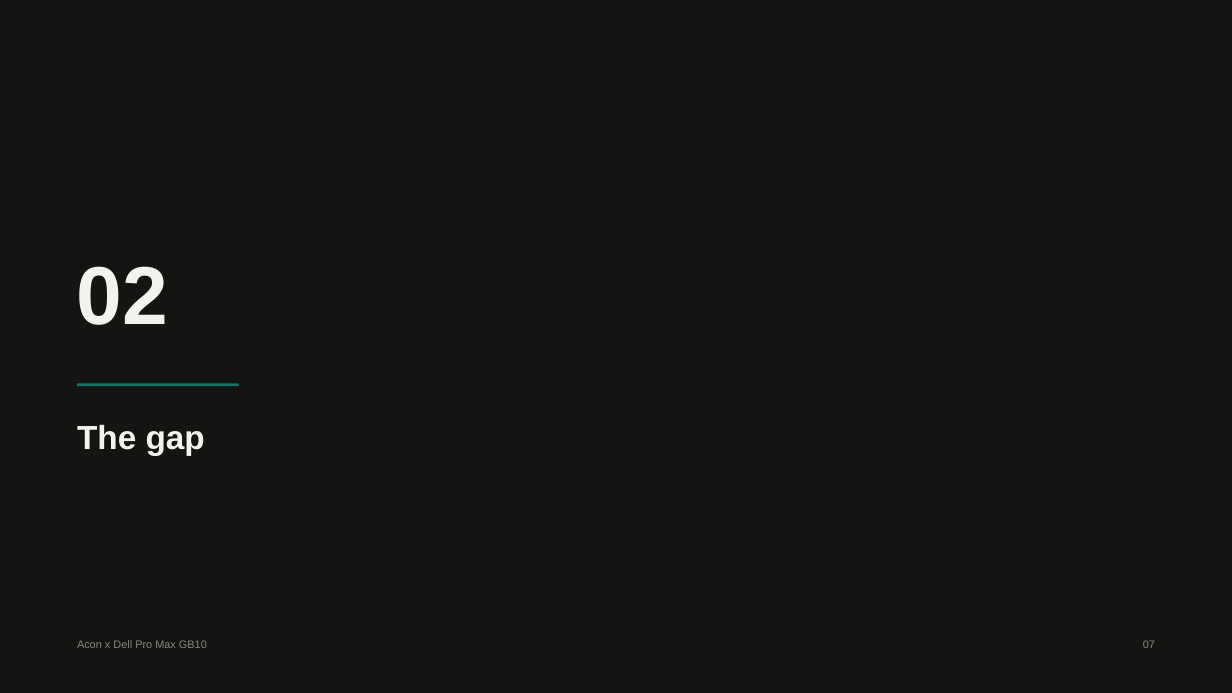
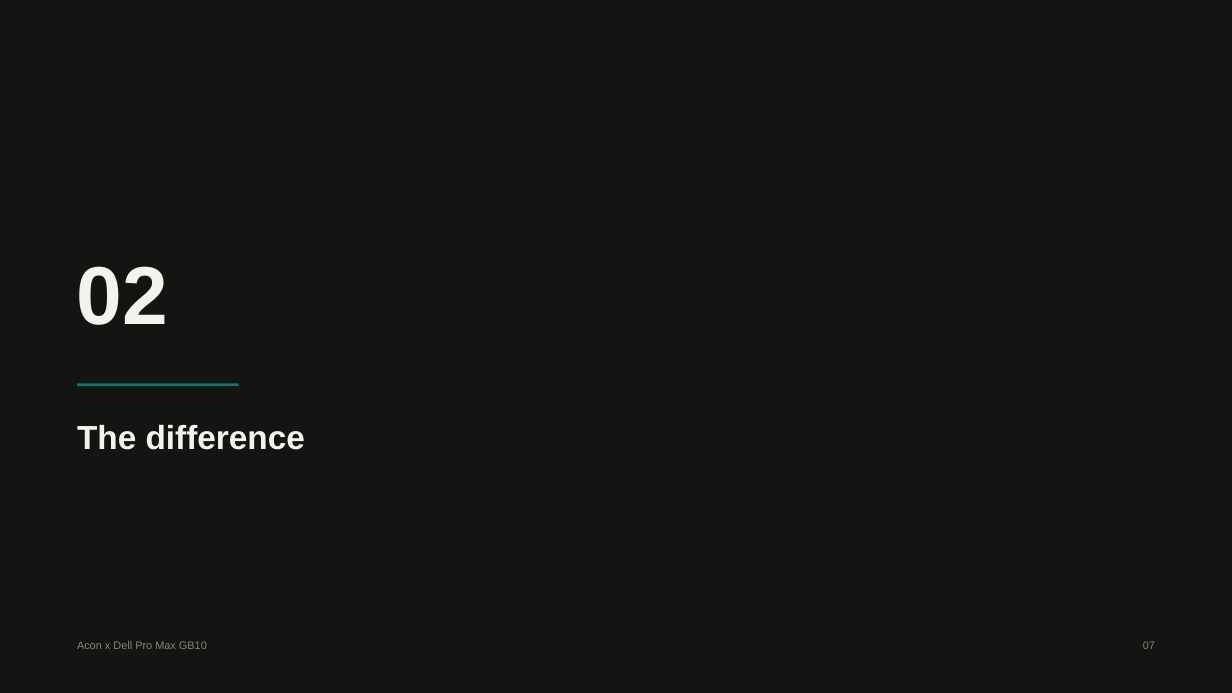
Before and after one commit to anishganapathi/A-con, a slide deck: slide 7 of docs/deck/acon-gb10-local-qwen-vl.pptx. Drawn at 1232x693 pixels with LibreOffice and Linux fonts; fonts in the diff are those of the drawing. Boxes give left, top, right and bottom in pixels: in the first picture for what was removed or moved away, otherwise in the second. Text is boxed around its words. In the diff, an @@ line names an element or a change of style, - is before the commit and + after.

```diff
--- a/docs/deck/acon-gb10-local-qwen-vl.pptx
+++ b/docs/deck/acon-gb10-local-qwen-vl.pptx
@@ text at [77, 425, 305, 450]: text changed @@
-The gap
+The difference
```
Also in this commit, not shown: 16 other slides changed, 10 slides added, 8 slides removed, 20 other files.
